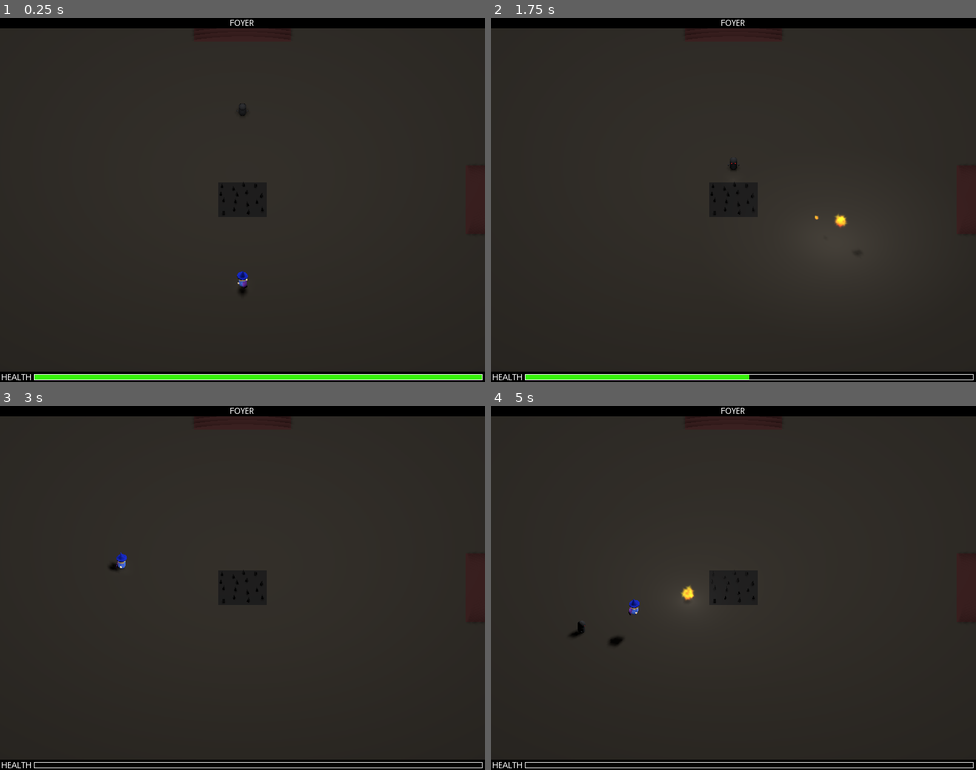
Above: before the commit, frames 1-4 (two rows, left to right).
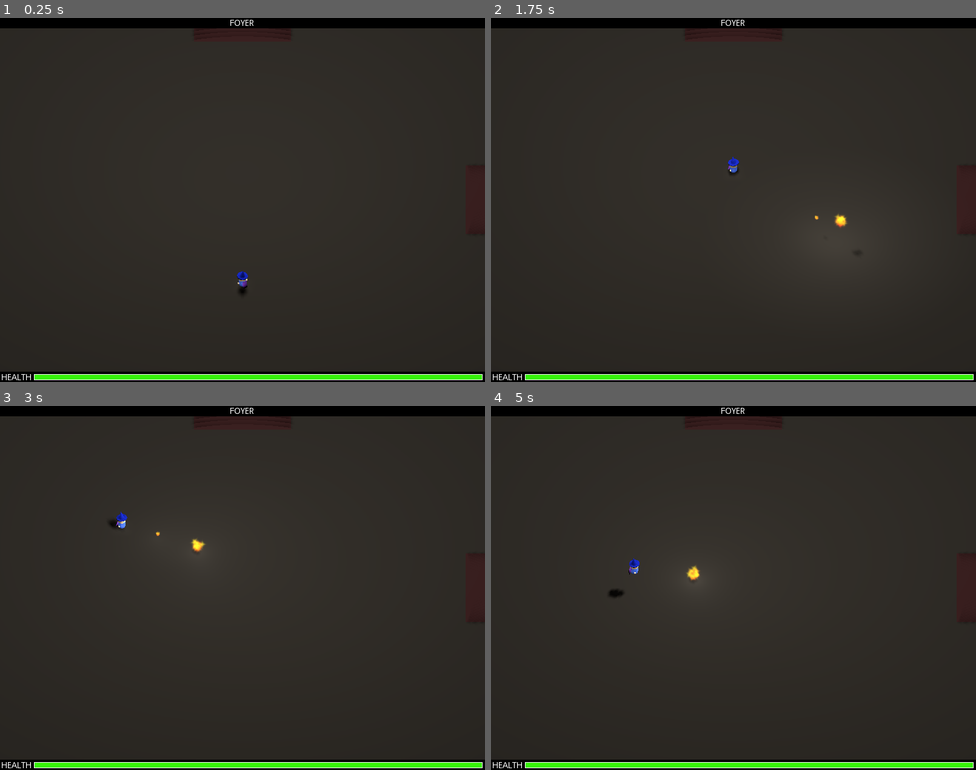
Above: after the commit, the same moments.

Repository: jaredbwasserman/game-jams
Game: Godot game, scene res://scenes/Main.tscn
Two runs of this game, one before a commit and one after it. Both use one fixed random seed, a clock stepped at 60 frames per second and the inputs below.
Inputs (mouse positions are in pixels of both pictures, inside the frame that each line leads up to):
- Up to frame 1 (0.25 s): no input
- Up to frame 2 (1.75 s): tap Enter at 0.5 s; move the mouse to (709, 272) at 0.52 s; press the mouse at (709, 272) at 0.53 s; hold Up (move_forward) from 0.53 s (still down); tap Space (jump) at 0.77, 1.52 s; move the mouse to (879, 254) at 1.27 s; release the mouse at (879, 254) at 1.28 s; click (879, 254) at 1.35 s
- Up to frame 3 (3 s): move the mouse to (97, 533) at 2.02 s; release Up (move_forward) at 2.03 s; press the mouse at (97, 533) at 2.03 s; hold Left (move_left) from 2.03 s (still down); move the mouse to (266, 588) at 2.77 s; release the mouse at (266, 588) at 2.78 s; click (266, 588) at 2.85 s
- Up to frame 4 (5 s): tap Space (jump) at 3.02, 3.77, 4.52 s; move the mouse to (660, 497) at 3.52 s; release Left (move_left) at 3.53 s; press the mouse at (660, 497) at 3.53 s; hold Down (move_back) 3.53-4.28 s; move the mouse to (840, 569) at 4.27 s; release the mouse at (840, 569) at 4.28 s; hold Right (move_right) from 4.28 s (still down); click (840, 569) at 4.35 s

The runs differ from the first frame. In frame 1, 0.1% of the frame differs, in the area x 45-55%, y 23-55%; in frame 2, 0.8%; in frame 3, 1.8%; in frame 4, 2.0%, in the area x 7-100%, y 41-100%.

Commit message:
Add first few rooms

Diff:
--- a/bgj-2022-03/scenes/Main.tscn
+++ b/bgj-2022-03/scenes/Main.tscn
@@ -34,12 +34,6 @@
 omni_attenuation = 0.025
 omni_shadow_mode = 0
 
-[node name="Spikes" parent="RoomsRoot/RoomsManager/RoomsList/FOYER" instance=ExtResource( 7 )]
-transform = Transform( 1, 0, 0, 0, 1, 0, 0, 0, 1, 0, -0.2, 0 )
-
-[node name="Mob" parent="RoomsRoot/RoomsManager/RoomsList/FOYER" instance=ExtResource( 6 )]
-transform = Transform( 1, 0, 0, 0, 1, 0, 0, 0, 1, 0, 1.5, -25 )
-
 [node name="DUNGEON 1" parent="RoomsRoot/RoomsManager/RoomsList" instance=ExtResource( 4 )]
 transform = Transform( 1, 0, 0, 0, 1, 0, 0, 0, 1, -100, 0, 0 )
 south_open = false
@@ -54,16 +48,109 @@
 omni_attenuation = 0.025
 omni_shadow_mode = 0
 
+[node name="SpikesRight" type="Spatial" parent="RoomsRoot/RoomsManager/RoomsList/DUNGEON 1"]
+
+[node name="Spikes1" parent="RoomsRoot/RoomsManager/RoomsList/DUNGEON 1/SpikesRight" instance=ExtResource( 7 )]
+transform = Transform( 1, 0, 0, 0, 1, 0, 0, 0, 1, 20, -0.24, -45 )
+
+[node name="Spikes2" parent="RoomsRoot/RoomsManager/RoomsList/DUNGEON 1/SpikesRight" instance=ExtResource( 7 )]
+transform = Transform( 1, 0, 0, 0, 1, 0, 0, 0, 1, 20, -0.24, -35 )
+
+[node name="Spikes3" parent="RoomsRoot/RoomsManager/RoomsList/DUNGEON 1/SpikesRight" instance=ExtResource( 7 )]
+transform = Transform( 1, 0, 0, 0, 1, 0, 0, 0, 1, 20, -0.24, -25 )
+
+[node name="Spikes4" parent="RoomsRoot/RoomsManager/RoomsList/DUNGEON 1/SpikesRight" instance=ExtResource( 7 )]
+transform = Transform( 1, 0, 0, 0, 1, 0, 0, 0, 1, 20, -0.24, -15 )
+
+[node name="Spikes5" parent="RoomsRoot/RoomsManager/RoomsList/DUNGEON 1/SpikesRight" instance=ExtResource( 7 )]
+transform = Transform( 1, 0, 0, 0, 1, 0, 0, 0, 1, 20, -0.24, -5 )
+
+[node name="Spikes6" parent="RoomsRoot/RoomsManager/RoomsList/DUNGEON 1/SpikesRight" instance=ExtResource( 7 )]
+transform = Transform( 1, 0, 0, 0, 1, 0, 0, 0, 1, 20, -0.24, 5 )
+
+[node name="Spikes7" parent="RoomsRoot/RoomsManager/RoomsList/DUNGEON 1/SpikesRight" instance=ExtResource( 7 )]
+transform = Transform( 1, 0, 0, 0, 1, 0, 0, 0, 1, 20, -0.24, 15 )
+
+[node name="Spikes8" parent="RoomsRoot/RoomsManager/RoomsList/DUNGEON 1/SpikesRight" instance=ExtResource( 7 )]
+transform = Transform( 1, 0, 0, 0, 1, 0, 0, 0, 1, 20, -0.24, 25 )
+
+[node name="Spikes9" parent="RoomsRoot/RoomsManager/RoomsList/DUNGEON 1/SpikesRight" instance=ExtResource( 7 )]
+transform = Transform( 1, 0, 0, 0, 1, 0, 0, 0, 1, 20, -0.24, 35 )
+
+[node name="Spikes10" parent="RoomsRoot/RoomsManager/RoomsList/DUNGEON 1/SpikesRight" instance=ExtResource( 7 )]
+transform = Transform( 1, 0, 0, 0, 1, 0, 0, 0, 1, 20, -0.24, 45 )
+
+[node name="SpikesMid" type="Spatial" parent="RoomsRoot/RoomsManager/RoomsList/DUNGEON 1"]
+
+[node name="Spikes1" parent="RoomsRoot/RoomsManager/RoomsList/DUNGEON 1/SpikesMid" instance=ExtResource( 7 )]
+transform = Transform( 1, 0, 0, 0, 1, 0, 0, 0, 1, 0, -0.24, -25 )
+
+[node name="Spikes2" parent="RoomsRoot/RoomsManager/RoomsList/DUNGEON 1/SpikesMid" instance=ExtResource( 7 )]
+transform = Transform( 1, 0, 0, 0, 1, 0, 0, 0, 1, 0, -0.24, -5 )
+
+[node name="Spikes3" parent="RoomsRoot/RoomsManager/RoomsList/DUNGEON 1/SpikesMid" instance=ExtResource( 7 )]
+transform = Transform( 1, 0, 0, 0, 1, 0, 0, 0, 1, 0, -0.24, 5 )
+
+[node name="Spikes4" parent="RoomsRoot/RoomsManager/RoomsList/DUNGEON 1/SpikesMid" instance=ExtResource( 7 )]
+transform = Transform( 1, 0, 0, 0, 1, 0, 0, 0, 1, 0, -0.24, 25 )
+
+[node name="SpikesLeft" type="Spatial" parent="RoomsRoot/RoomsManager/RoomsList/DUNGEON 1"]
+
+[node name="Spikes1" parent="RoomsRoot/RoomsManager/RoomsList/DUNGEON 1/SpikesLeft" instance=ExtResource( 7 )]
+transform = Transform( 1, 0, 0, 0, 1, 0, 0, 0, 1, -20, -0.24, -45 )
+
+[node name="Spikes2" parent="RoomsRoot/RoomsManager/RoomsList/DUNGEON 1/SpikesLeft" instance=ExtResource( 7 )]
+transform = Transform( 1, 0, 0, 0, 1, 0, 0, 0, 1, -20, -0.24, -35 )
+
+[node name="Spikes3" parent="RoomsRoot/RoomsManager/RoomsList/DUNGEON 1/SpikesLeft" instance=ExtResource( 7 )]
+transform = Transform( 1, 0, 0, 0, 1, 0, 0, 0, 1, -20, -0.24, -25 )
+
+[node name="Spikes4" parent="RoomsRoot/RoomsManager/RoomsList/DUNGEON 1/SpikesLeft" instance=ExtResource( 7 )]
+transform = Transform( 1, 0, 0, 0, 1, 0, 0, 0, 1, -20, -0.24, -15 )
+
+[node name="Spikes5" parent="RoomsRoot/RoomsManager/RoomsList/DUNGEON 1/SpikesLeft" instance=ExtResource( 7 )]
+transform = Transform( 1, 0, 0, 0, 1, 0, 0, 0, 1, -20, -0.24, -5 )
+
+[node name="Spikes6" parent="RoomsRoot/RoomsManager/RoomsList/DUNGEON 1/SpikesLeft" instance=ExtResource( 7 )]
+transform = Transform( 1, 0, 0, 0, 1, 0, 0, 0, 1, -20, -0.24, 5 )
+
+[node name="Spikes7" parent="RoomsRoot/RoomsManager/RoomsList/DUNGEON 1/SpikesLeft" instance=ExtResource( 7 )]
+transform = Transform( 1, 0, 0, 0, 1, 0, 0, 0, 1, -20, -0.24, 15 )
+
+[node name="Spikes8" parent="RoomsRoot/RoomsManager/RoomsList/DUNGEON 1/SpikesLeft" instance=ExtResource( 7 )]
+transform = Transform( 1, 0, 0, 0, 1, 0, 0, 0, 1, -20, -0.24, 25 )
+
+[node name="Spikes9" parent="RoomsRoot/RoomsManager/RoomsList/DUNGEON 1/SpikesLeft" instance=ExtResource( 7 )]
+transform = Transform( 1, 0, 0, 0, 1, 0, 0, 0, 1, -20, -0.24, 35 )
+
+[node name="Spikes10" parent="RoomsRoot/RoomsManager/RoomsList/DUNGEON 1/SpikesLeft" instance=ExtResource( 7 )]
+transform = Transform( 1, 0, 0, 0, 1, 0, 0, 0, 1, -20, -0.24, 45 )
+
 [node name="DUNGEON 2" parent="RoomsRoot/RoomsManager/RoomsList" instance=ExtResource( 4 )]
 transform = Transform( 1, 0, 0, 0, 1, 0, 0, 0, 1, -200, 0, 0 )
 south_open = false
 west_open = false
 
+[node name="Spikes1" parent="RoomsRoot/RoomsManager/RoomsList/DUNGEON 2" instance=ExtResource( 7 )]
+transform = Transform( 1, 0, 0, 0, 1, 0, 0, 0, 1, 25, -0.24, -25 )
+
+[node name="Spikes2" parent="RoomsRoot/RoomsManager/RoomsList/DUNGEON 2" instance=ExtResource( 7 )]
+transform = Transform( 1, 0, 0, 0, 1, 0, 0, 0, 1, 25, -0.24, 25 )
+
+[node name="Spikes3" parent="RoomsRoot/RoomsManager/RoomsList/DUNGEON 2" instance=ExtResource( 7 )]
+transform = Transform( 1, 0, 0, 0, 1, 0, 0, 0, 1, -25, -0.24, 25 )
+
+[node name="Spikes4" parent="RoomsRoot/RoomsManager/RoomsList/DUNGEON 2" instance=ExtResource( 7 )]
+transform = Transform( 1, 0, 0, 0, 1, 0, 0, 0, 1, -25, -0.24, -25 )
+
 [node name="DUNGEON 3" parent="RoomsRoot/RoomsManager/RoomsList" instance=ExtResource( 4 )]
 transform = Transform( 1, 0, 0, 0, 1, 0, 0, 0, 1, -200, 0, -100 )
 west_open = false
 north_open = false
 
+[node name="Mob1" parent="RoomsRoot/RoomsManager/RoomsList/DUNGEON 3" instance=ExtResource( 6 )]
+transform = Transform( 1, 0, 0, 0, 1, 0, 0, 0, 1, 0, 1.5, -10 )
+
 [node name="DUNGEON 4" parent="RoomsRoot/RoomsManager/RoomsList" instance=ExtResource( 4 )]
 transform = Transform( 1, 0, 0, 0, 1, 0, 0, 0, 1, -100, 0, -100 )
 east_open = false
@@ -82,6 +169,76 @@
 [node name="DungeonSwitch" parent="RoomsRoot/RoomsManager/RoomsList/DUNGEON 4" instance=ExtResource( 9 )]
 transform = Transform( 1, 0, 0, 0, 1, 0, 0, 0, 1, 25, 0.25, 0 )
 
+[node name="Mob1" parent="RoomsRoot/RoomsManager/RoomsList/DUNGEON 4" instance=ExtResource( 6 )]
+transform = Transform( 1, 0, 0, 0, 1, 0, 0, 0, 1, -5, 1.5, -20 )
+
+[node name="Mob2" parent="RoomsRoot/RoomsManager/RoomsList/DUNGEON 4" instance=ExtResource( 6 )]
+transform = Transform( 1, 0, 0, 0, 1, 0, 0, 0, 1, -5, 1.5, 20 )
+
+[node name="SpikesRight" type="Spatial" parent="RoomsRoot/RoomsManager/RoomsList/DUNGEON 4"]
+
+[node name="Spikes1" parent="RoomsRoot/RoomsManager/RoomsList/DUNGEON 4/SpikesRight" instance=ExtResource( 7 )]
+transform = Transform( 1, 0, 0, 0, 1, 0, 0, 0, 1, -45, -0.24, 45 )
+
+[node name="Spikes2" parent="RoomsRoot/RoomsManager/RoomsList/DUNGEON 4/SpikesRight" instance=ExtResource( 7 )]
+transform = Transform( 1, 0, 0, 0, 1, 0, 0, 0, 1, -35, -0.24, 35 )
+
+[node name="Spikes3" parent="RoomsRoot/RoomsManager/RoomsList/DUNGEON 4/SpikesRight" instance=ExtResource( 7 )]
+transform = Transform( 1, 0, 0, 0, 1, 0, 0, 0, 1, -25, -0.24, 25 )
+
+[node name="Spikes4" parent="RoomsRoot/RoomsManager/RoomsList/DUNGEON 4/SpikesRight" instance=ExtResource( 7 )]
+transform = Transform( 1, 0, 0, 0, 1, 0, 0, 0, 1, -15, -0.24, 15 )
+
+[node name="Spikes5" parent="RoomsRoot/RoomsManager/RoomsList/DUNGEON 4/SpikesRight" instance=ExtResource( 7 )]
+transform = Transform( 1, 0, 0, 0, 1, 0, 0, 0, 1, -5, -0.24, 5 )
+
+[node name="Spikes6" parent="RoomsRoot/RoomsManager/RoomsList/DUNGEON 4/SpikesRight" instance=ExtResource( 7 )]
+transform = Transform( 1, 0, 0, 0, 1, 0, 0, 0, 1, 5, -0.24, -5 )
+
+[node name="Spikes7" parent="RoomsRoot/RoomsManager/RoomsList/DUNGEON 4/SpikesRight" instance=ExtResource( 7 )]
+transform = Transform( 1, 0, 0, 0, 1, 0, 0, 0, 1, 15, -0.24, -15 )
+
+[node name="Spikes8" parent="RoomsRoot/RoomsManager/RoomsList/DUNGEON 4/SpikesRight" instance=ExtResource( 7 )]
+transform = Transform( 1, 0, 0, 0, 1, 0, 0, 0, 1, 25, -0.24, -25 )
+
+[node name="Spikes9" parent="RoomsRoot/RoomsManager/RoomsList/DUNGEON 4/SpikesRight" instance=ExtResource( 7 )]
+transform = Transform( 1, 0, 0, 0, 1, 0, 0, 0, 1, 35, -0.24, -35 )
+
+[node name="Spikes10" parent="RoomsRoot/RoomsManager/RoomsList/DUNGEON 4/SpikesRight" instance=ExtResource( 7 )]
+transform = Transform( 1, 0, 0, 0, 1, 0, 0, 0, 1, 45, -0.24, -45 )
+
+[node name="SpikesLeft" type="Spatial" parent="RoomsRoot/RoomsManager/RoomsList/DUNGEON 4"]
+
+[node name="Spikes1" parent="RoomsRoot/RoomsManager/RoomsList/DUNGEON 4/SpikesLeft" instance=ExtResource( 7 )]
+transform = Transform( 1, 0, 0, 0, 1, 0, 0, 0, 1, -45, -0.24, -45 )
+
+[node name="Spikes2" parent="RoomsRoot/RoomsManager/RoomsList/DUNGEON 4/SpikesLeft" instance=ExtResource( 7 )]
+transform = Transform( 1, 0, 0, 0, 1, 0, 0, 0, 1, -35, -0.24, -35 )
+
+[node name="Spikes3" parent="RoomsRoot/RoomsManager/RoomsList/DUNGEON 4/SpikesLeft" instance=ExtResource( 7 )]
+transform = Transform( 1, 0, 0, 0, 1, 0, 0, 0, 1, -25, -0.24, -25 )
+
+[node name="Spikes4" parent="RoomsRoot/RoomsManager/RoomsList/DUNGEON 4/SpikesLeft" instance=ExtResource( 7 )]
+transform = Transform( 1, 0, 0, 0, 1, 0, 0, 0, 1, -15, -0.24, -15 )
+
+[node name="Spikes5" parent="RoomsRoot/RoomsManager/RoomsList/DUNGEON 4/SpikesLeft" instance=ExtResource( 7 )]
+transform = Transform( 1, 0, 0, 0, 1, 0, 0, 0, 1, -5, -0.24, -5 )
+
+[node name="Spikes6" parent="RoomsRoot/RoomsManager/RoomsList/DUNGEON 4/SpikesLeft" instance=ExtResource( 7 )]
+transform = Transform( 1, 0, 0, 0, 1, 0, 0, 0, 1, 5, -0.24, 5 )
+
+[node name="Spikes7" parent="RoomsRoot/RoomsManager/RoomsList/DUNGEON 4/SpikesLeft" instance=ExtResource( 7 )]
+transform = Transform( 1, 0, 0, 0, 1, 0, 0, 0, 1, 15, -0.24, 15 )
+
+[node name="Spikes8" parent="RoomsRoot/RoomsManager/RoomsList/DUNGEON 4/SpikesLeft" instance=ExtResource( 7 )]
+transform = Transform( 1, 0, 0, 0, 1, 0, 0, 0, 1, 25, -0.24, 25 )
+
+[node name="Spikes9" parent="RoomsRoot/RoomsManager/RoomsList/DUNGEON 4/SpikesLeft" instance=ExtResource( 7 )]
+transform = Transform( 1, 0, 0, 0, 1, 0, 0, 0, 1, 35, -0.24, 35 )
+
+[node name="Spikes10" parent="RoomsRoot/RoomsManager/RoomsList/DUNGEON 4/SpikesLeft" instance=ExtResource( 7 )]
+transform = Transform( 1, 0, 0, 0, 1, 0, 0, 0, 1, 45, -0.24, 45 )
+
 [node name="KITCHEN" parent="RoomsRoot/RoomsManager/RoomsList" instance=ExtResource( 4 )]
 transform = Transform( 1, 0, 0, 0, 1, 0, 0, 0, 1, 100, 0, 0 )
 east_open = false
@@ -97,7 +254,10 @@
 omni_shadow_mode = 0
 
 [node name="Mob1" parent="RoomsRoot/RoomsManager/RoomsList/KITCHEN" instance=ExtResource( 6 )]
-transform = Transform( 1, 0, 0, 0, 1, 0, 0, 0, 1, 25, 1.5, 0 )
+transform = Transform( 1, 0, 0, 0, 1, 0, 0, 0, 1, -5, 1.5, 20 )
+
+[node name="Mob2" parent="RoomsRoot/RoomsManager/RoomsList/KITCHEN" instance=ExtResource( 6 )]
+transform = Transform( 1, 0, 0, 0, 1, 0, 0, 0, 1, -5, 1.5, -20 )
 
 [node name="DINING ROOM" parent="RoomsRoot/RoomsManager/RoomsList" instance=ExtResource( 4 )]
 transform = Transform( 1, 0, 0, 0, 1, 0, 0, 0, 1, 100, 0, -100 )
@@ -115,7 +275,13 @@
 omni_shadow_mode = 0
 
 [node name="DiningSwitch" parent="RoomsRoot/RoomsManager/RoomsList/DINING ROOM" instance=ExtResource( 10 )]
-transform = Transform( 1, 0, 0, 0, 1, 0, 0, 0, 1, -25, 0.25, 0 )
+transform = Transform( 1, 0, 0, 0, 1, 0, 0, 0, 1, 25, 0.25, -25 )
+
+[node name="Mob1" parent="RoomsRoot/RoomsManager/RoomsList/DINING ROOM" instance=ExtResource( 6 )]
+transform = Transform( 1, 0, 0, 0, 1, 0, 0, 0, 1, 0, 1.5, 10 )
+
+[node name="Mob" parent="RoomsRoot/RoomsManager/RoomsList/DINING ROOM" instance=ExtResource( 6 )]
+transform = Transform( 1, 0, 0, 0, 1, 0, 0, 0, 1, 20, 1.5, -20 )
 
 [node name="LIVING ROOM" parent="RoomsRoot/RoomsManager/RoomsList" instance=ExtResource( 4 )]
 transform = Transform( 1, 0, 0, 0, 1, 0, 0, 0, 1, 0, 0, -100 )
--- a/bgj-2022-03/scenes/Mob.tscn
+++ b/bgj-2022-03/scenes/Mob.tscn
@@ -284,6 +284,7 @@
 axis_lock_motion_y = true
 move_lock_y = true
 script = ExtResource( 1 )
+max_speed = 32
 att_damage = 10
 
 [node name="Pivot" type="Spatial" parent="."]
